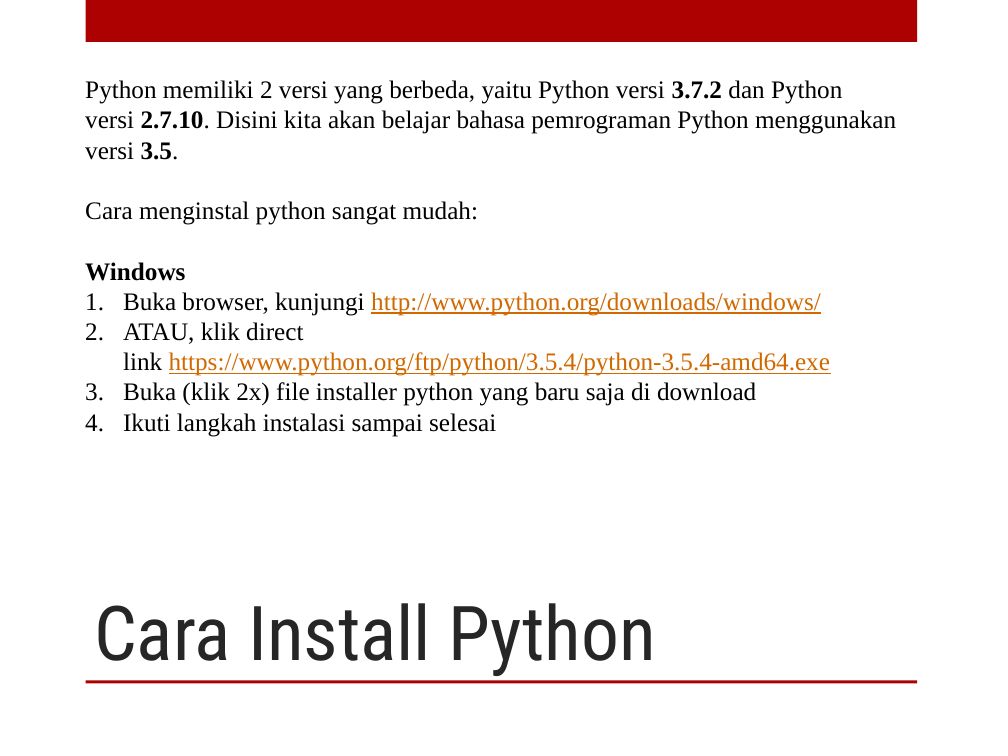
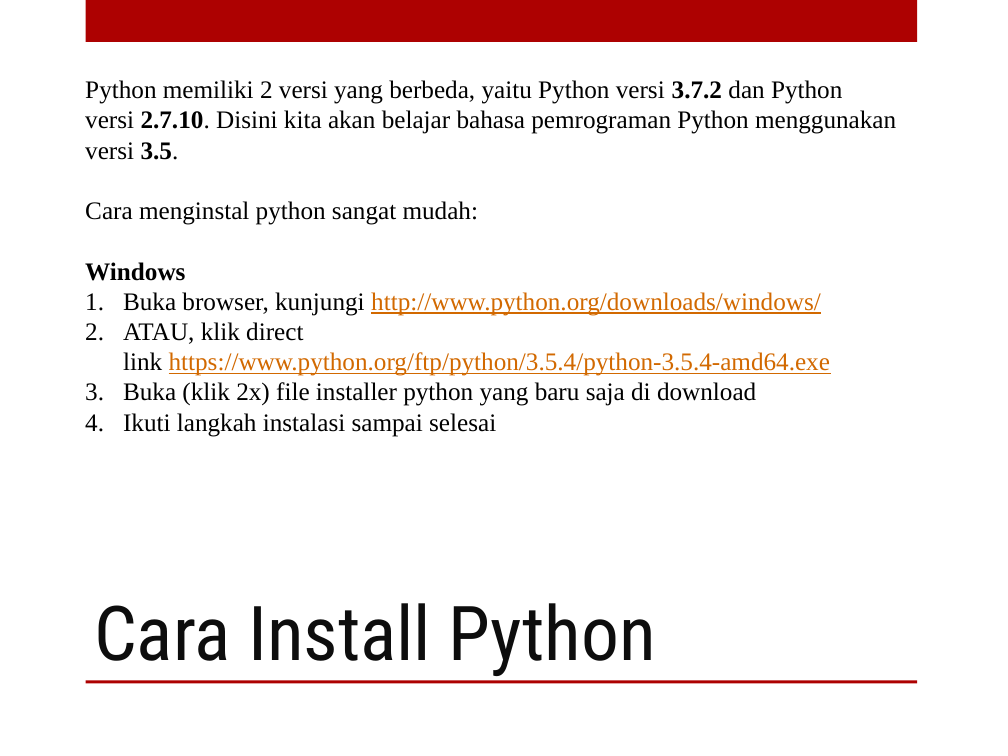
Before and after one commit to jagbhayang/Pengantar-DeepLearning, a slide deck: slide 5 of Tugas 1/Pengantar Algoritma Deep Learning.pptx. Drawn at 1008x756 pixels with LibreOffice and Linux fonts; fonts in the diff are those of the drawing; background and template pictures are left out. Boxes give left, top, right and bottom in pixels: in the first picture for what was removed or moved away, otherwise in the second. Text is boxed around its words. In the diff, an @@ line names an element or a change of style, - is before the commit and + after.

```diff
--- a/Tugas 1/Pengantar Algoritma Deep Learning.pptx
+++ b/Tugas 1/Pengantar Algoritma Deep Learning.pptx
@@ title "Cara Install Python" at [94, 603, 656, 676]: text colour #262626 to #0D0D0D @@
```
Also in this commit, not shown: 27 other slides changed, 7 slides added.
